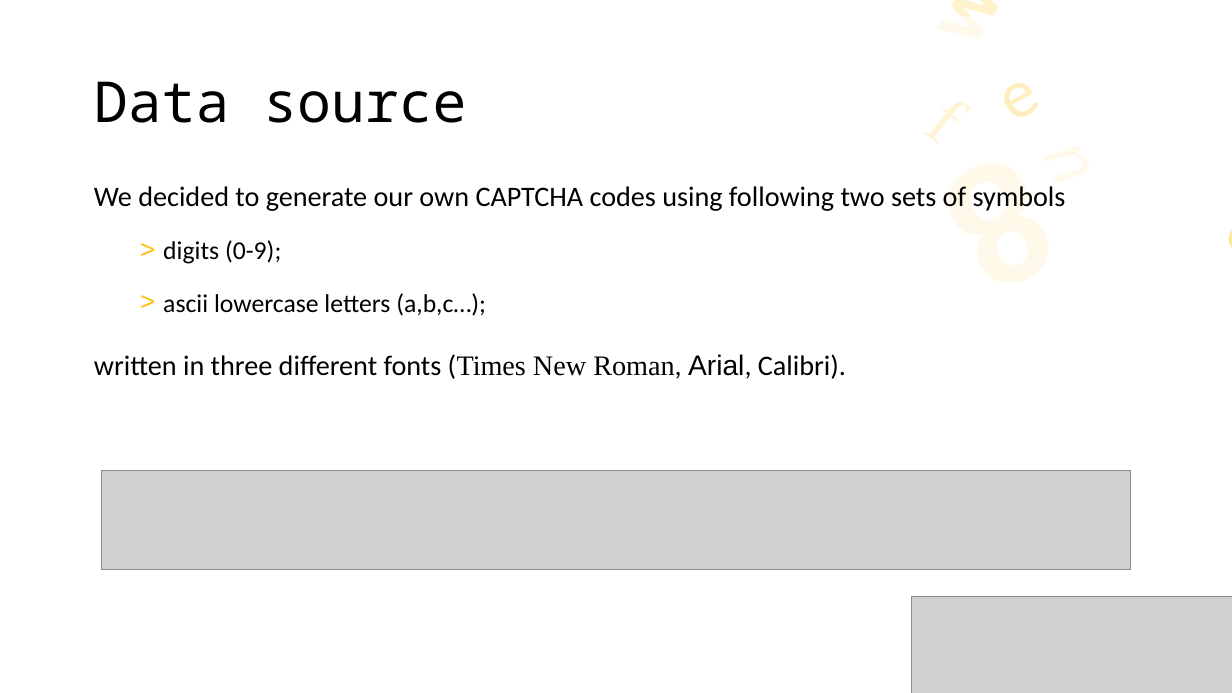
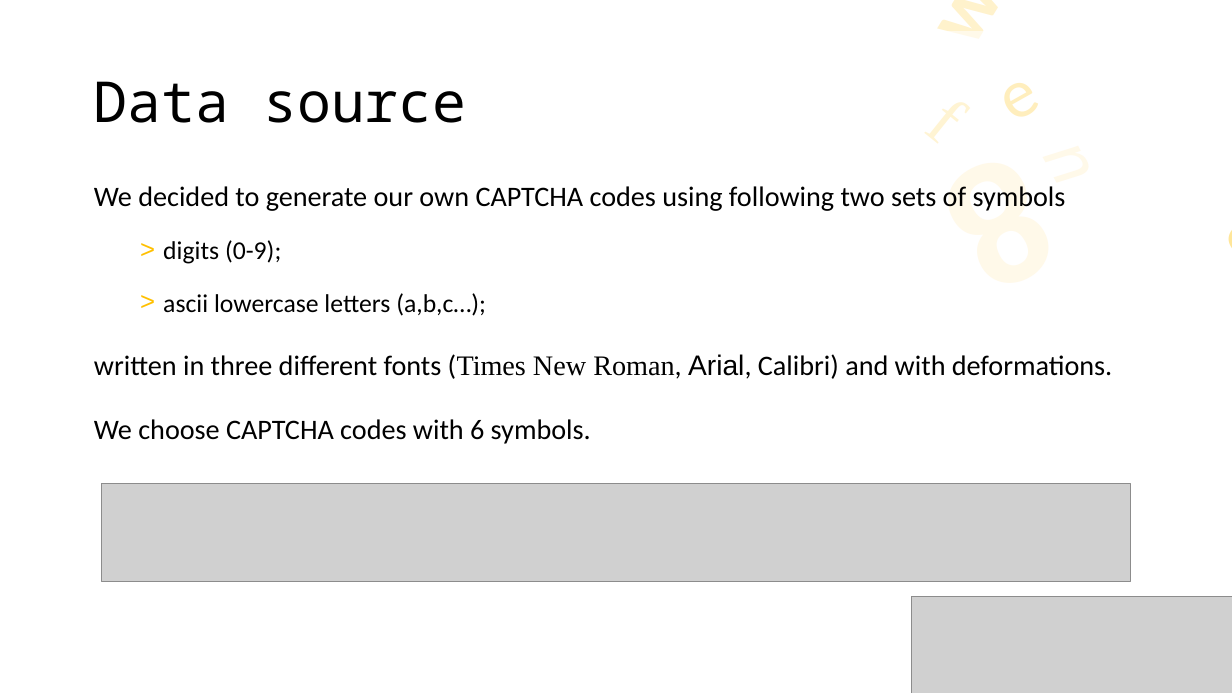
Before and after one commit to Strojove-uceni/final-projects-i_am_not_a_robot, a slide deck: slide 3 of presentation/Final_presentation_draft.pptx. Drawn at 1232x693 pixels with LibreOffice and Linux fonts; fonts in the diff are those of the drawing; grey boxes stand for pictures. Boxes give left, top, right and bottom in pixels: in the first picture for what was removed or moved away, otherwise in the second. Text is boxed around its words. In the diff, an @@ line names an element or a change of style, - is before the commit and + after.

```diff
--- a/presentation/Final_presentation_draft.pptx
+++ b/presentation/Final_presentation_draft.pptx
@@ rectangle: place and size @@
-rectangle at bbox=[842, 16, 1217, 384]
+rectangle at bbox=[835, 31, 1210, 399]
@@ text at bbox=[94, 354, 1112, 444]: text changed @@
-written in three different fonts (Times New Roman, Arial, Calibri).
+written in three different fonts (Times New Roman, Arial, Calibri) and with deformations.
+We choose CAPTCHA codes with 6 symbols.
@@ picture: place and size @@
-picture at bbox=[102, 470, 1130, 569]
+picture at bbox=[102, 483, 1130, 582]
```
Also in this commit, not shown: 3 other slides changed, 8 slides added, 4 slides removed.
